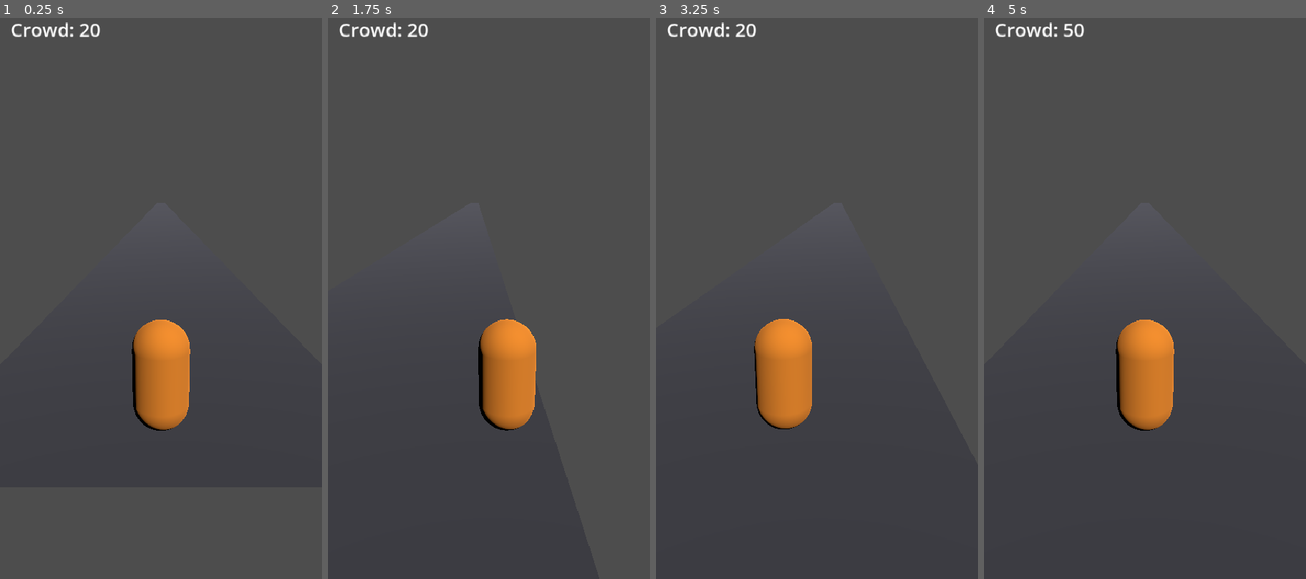
Above: before the commit, frames 1-4 (left to right).
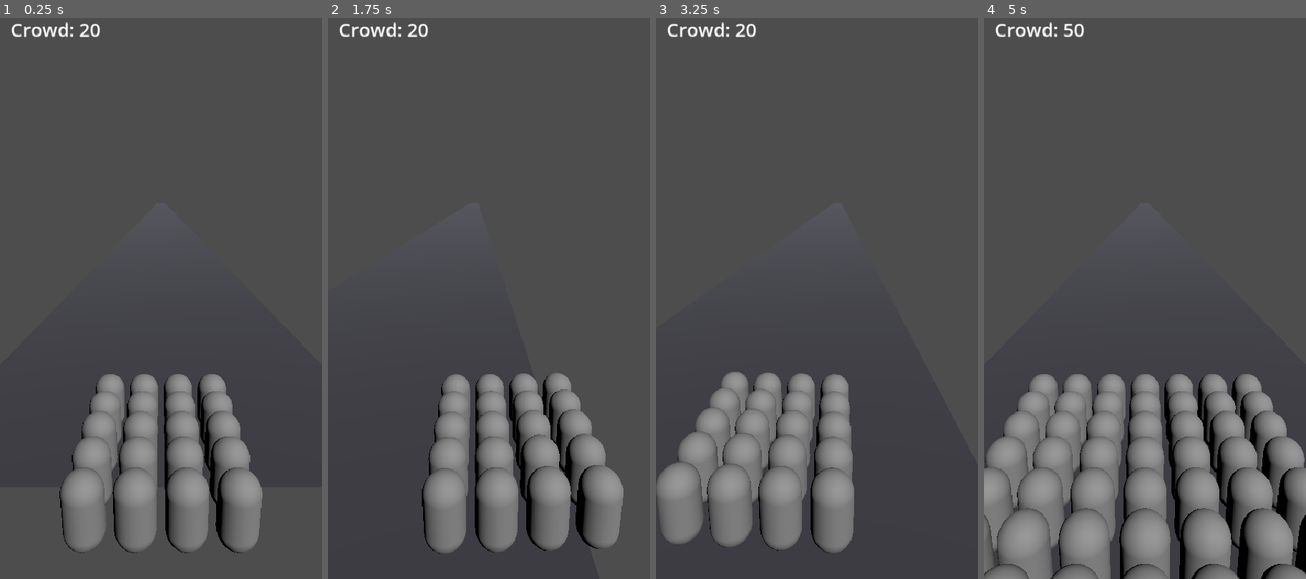
Above: after the commit, the same moments.

Repository: hobsojam/steven-bolt
Game: Godot game, scene res://scenes/main.tscn
Two runs of this game, one before a commit and one after it. Both use one fixed random seed, a clock stepped at 60 frames per second and the inputs below.
Inputs (mouse positions are in pixels of both pictures, inside the frame that each line leads up to):
- Up to frame 1 (0.25 s): no input
- Up to frame 2 (1.75 s): tap Enter (ui_accept) at 0.5, 0.77, 1.25 s; move the mouse to (559, 264) at 0.52 s; hold Right (lane_right) 0.53-1.25 s; click (559, 264) at 0.67 s; drag from (424, 320) to (472, 405) at 1.27 s
- Up to frame 3 (3.25 s): move the mouse to (849, 163) at 2.02 s; hold Right (lane_right) 2.03-2.75 s; tap Enter (ui_accept) at 2.75 s; drag from (800, 405) to (720, 208) at 2.77 s
- Up to frame 4 (5 s): move the mouse to (1241, 377) at 3.52 s; hold Left (lane_left) 3.53-4.25 s; tap Enter (ui_accept) at 3.77, 4.25 s; drag from (1048, 208) to (1096, 147) at 4.27 s

The runs differ from the first frame. In frame 1, 15% of the frame differs, in the area x 18-82%, y 53-96%; in frame 2, 15%; in frame 3, 16%; in frame 4, 30%, in the area x 0-100%, y 53-100%.

Commit message:
Render the crowd as capped, width-clamped MultiMesh instances
Replaces the single placeholder capsule with a MultiMeshInstance3D
driven by RunRules.crowd_layout(): instance count caps at
MAX_RENDERED_UNITS (150), block width scales with sqrt(crowd_count)
clamped to CROWD_MAX_WIDTH, and any excess beyond what fits across the
width stacks into depth rows instead of overflowing sideways, per the
spec's crowd-representation rules. crowd_visual.gd only rebuilds
instance transforms when crowd_count actually changes. The existing HUD
label already shows the true crowd_count regardless of render cap, so
no separate 3D label overlay was needed.

Diff:
--- a/scenes/main.tscn
+++ b/scenes/main.tscn
@@ -1,9 +1,10 @@
-[gd_scene load_steps=8 format=3 uid="uid://c0n0scaffold01"]
+[gd_scene load_steps=10 format=3 uid="uid://c0n0scaffold01"]
 
 [ext_resource type="Script" path="res://scripts/run_controller.gd" id="1_run"]
 [ext_resource type="Script" path="res://scripts/crowd_controller.gd" id="2_crowd"]
 [ext_resource type="Script" path="res://scripts/chase_camera.gd" id="3_cam"]
 [ext_resource type="Script" path="res://scripts/game_hud.gd" id="4_hud"]
+[ext_resource type="Script" path="res://scripts/crowd_visual.gd" id="5_visual"]
 
 [sub_resource type="PlaneMesh" id="PlaneMesh_track"]
 size = Vector2(8, 400)
@@ -11,12 +12,17 @@
 [sub_resource type="StandardMaterial3D" id="StandardMaterial3D_track"]
 albedo_color = Color(0.25, 0.25, 0.28, 1)
 
-[sub_resource type="CapsuleMesh" id="CapsuleMesh_crowd"]
-radius = 0.5
-height = 2.0
+[sub_resource type="CapsuleMesh" id="CapsuleMesh_unit"]
+radius = 0.25
+height = 1.0
 
 [sub_resource type="StandardMaterial3D" id="StandardMaterial3D_crowd"]
 albedo_color = Color(0.95, 0.55, 0.15, 1)
+
+[sub_resource type="MultiMesh" id="MultiMesh_crowd"]
+transform_format = 1
+instance_count = 0
+mesh = SubResource("CapsuleMesh_unit")
 
 [node name="Main" type="Node3D"]
 script = ExtResource("1_run")
@@ -29,9 +35,12 @@
 [node name="CrowdController" type="Node3D" parent="."]
 script = ExtResource("2_crowd")
 
-[node name="CrowdMesh" type="MeshInstance3D" parent="CrowdController"]
-position = Vector3(0, 1, 0)
-mesh = SubResource("CapsuleMesh_crowd")
+[node name="CrowdVisual" type="Node3D" parent="CrowdController"]
+script = ExtResource("5_visual")
+
+[node name="MultiMeshInstance3D" type="MultiMeshInstance3D" parent="CrowdController/CrowdVisual"]
+position = Vector3(0, 0.5, 0)
+multimesh = SubResource("MultiMesh_crowd")
 surface_material_override/0 = SubResource("StandardMaterial3D_crowd")
 
 [node name="ChaseCamera" type="Camera3D" parent="."]
--- /dev/null
+++ b/scripts/crowd_visual.gd
@@ -0,0 +1,24 @@
+extends Node3D
+
+const RunRules := preload("res://scripts/run_rules.gd")
+
+var _last_crowd_count: int = -1
+
+@onready var _crowd = get_parent()
+@onready var _multimesh_instance: MultiMeshInstance3D = $MultiMeshInstance3D
+
+
+func _process(_delta: float) -> void:
+	var count: int = _crowd.crowd_count
+	if count == _last_crowd_count:
+		return
+	_last_crowd_count = count
+	_rebuild(count)
+
+
+func _rebuild(count: int) -> void:
+	var positions: Array[Vector3] = RunRules.crowd_layout(count)
+	var mesh: MultiMesh = _multimesh_instance.multimesh
+	mesh.instance_count = positions.size()
+	for i in positions.size():
+		mesh.set_instance_transform(i, Transform3D(Basis(), positions[i]))
--- a/scripts/run_rules.gd
+++ b/scripts/run_rules.gd
@@ -6,6 +6,9 @@
 const LANE_SWITCH_SPEED := 10.0
 const SWIPE_THRESHOLD_PX := 40.0
 const START_CROWD_COUNT := 20
+const MAX_RENDERED_UNITS := 150
+const CROWD_UNIT_SPACING := 0.6
+const CROWD_MAX_WIDTH := 6.0
 
 
 static func lane_x(lane_index: int) -> float:
@@ -18,3 +21,20 @@
 	if op == "-":
 		return maxi(count - value, 0)
 	return count
+
+
+static func crowd_layout(crowd_count: int) -> Array[Vector3]:
+	var rendered: int = mini(crowd_count, MAX_RENDERED_UNITS)
+	var positions: Array[Vector3] = []
+	if rendered <= 0:
+		return positions
+	var desired_width: float = sqrt(float(rendered)) * CROWD_UNIT_SPACING
+	var width: float = minf(desired_width, CROWD_MAX_WIDTH)
+	var columns: int = mini(maxi(1, int(width / CROWD_UNIT_SPACING)), rendered)
+	for i in rendered:
+		var col: int = i % columns
+		var row: int = i / columns
+		var x: float = (col - (columns - 1) / 2.0) * CROWD_UNIT_SPACING
+		var z: float = row * CROWD_UNIT_SPACING
+		positions.append(Vector3(x, 0.0, z))
+	return positions
--- a/tests/run_tests.gd
+++ b/tests/run_tests.gd
@@ -12,6 +12,9 @@
 	_test_apply_gate_exact_zero()
 	_test_apply_gate_stacking()
 	_test_lane_x_symmetry()
+	_test_crowd_layout_empty_for_zero()
+	_test_crowd_layout_caps_at_max_rendered()
+	_test_crowd_layout_stays_within_max_width()
 
 	if _failures == 0:
 		print("All tests passed")
@@ -51,6 +54,37 @@
 	_assert_eq(leftmost, -rightmost, "lane positions are symmetric around the track centerline")
 
 
+func _test_crowd_layout_empty_for_zero() -> void:
+	_assert_eq(RunRules.crowd_layout(0).size(), 0, "zero crowd renders no instances")
+
+
+func _test_crowd_layout_caps_at_max_rendered() -> void:
+	_assert_eq(
+		RunRules.crowd_layout(500).size(),
+		RunRules.MAX_RENDERED_UNITS,
+		"instance count caps at MAX_RENDERED_UNITS"
+	)
+
+
+func _test_crowd_layout_stays_within_max_width() -> void:
+	var positions: Array[Vector3] = RunRules.crowd_layout(RunRules.MAX_RENDERED_UNITS)
+	var max_abs_x: float = 0.0
+	for pos in positions:
+		max_abs_x = maxf(max_abs_x, absf(pos.x))
+	_assert_true(
+		max_abs_x <= RunRules.CROWD_MAX_WIDTH / 2.0 + 0.01,
+		"crowd width stays within the clamped track width"
+	)
+
+
+func _assert_true(condition: bool, message: String) -> void:
+	if not condition:
+		_failures += 1
+		push_error("FAIL: %s" % message)
+	else:
+		print("PASS: %s" % message)
+
+
 func _assert_eq(actual, expected, message: String) -> void:
 	if actual != expected:
 		_failures += 1
Not shown, added: scripts/crowd_visual.gd.uid
